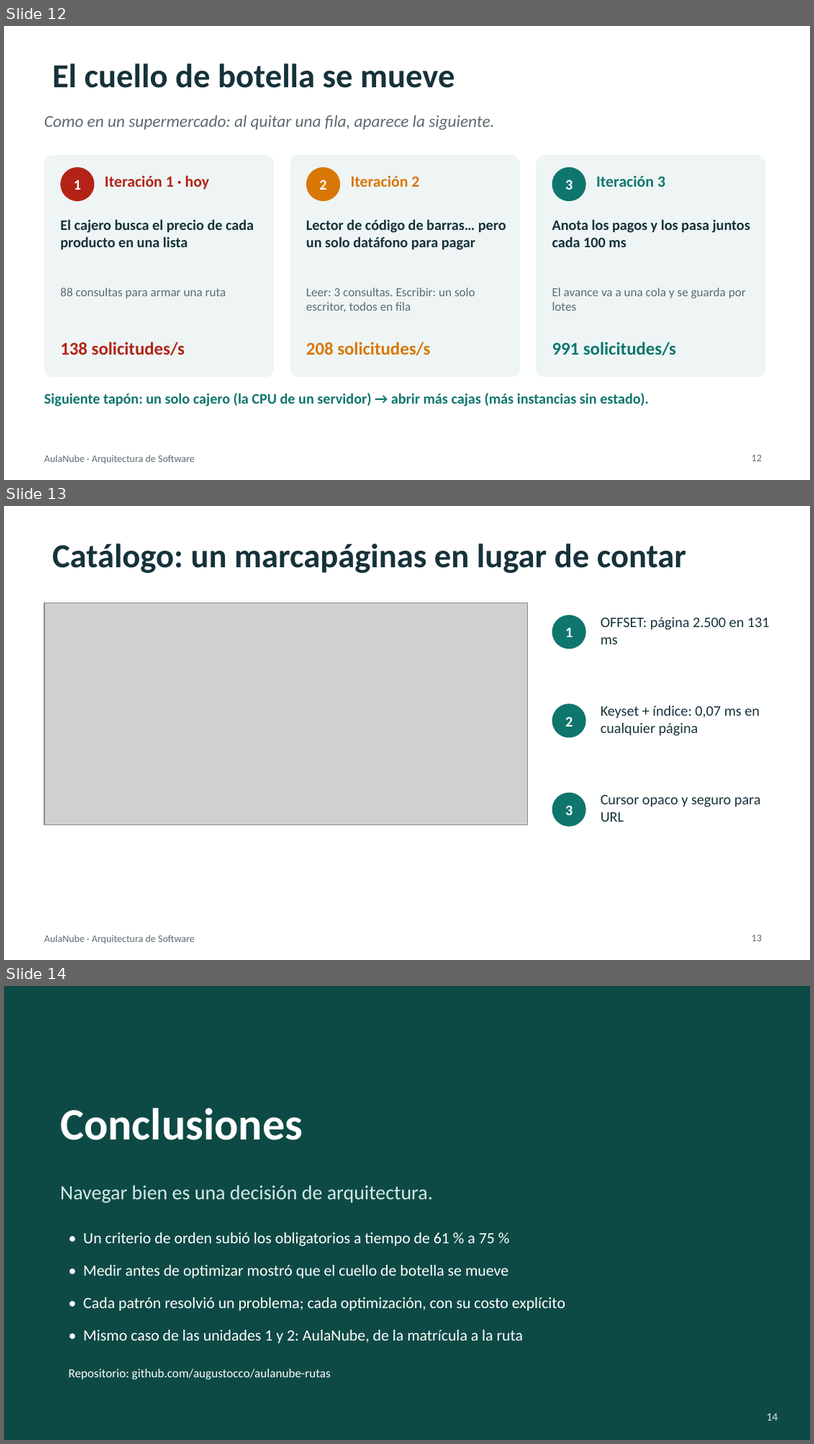
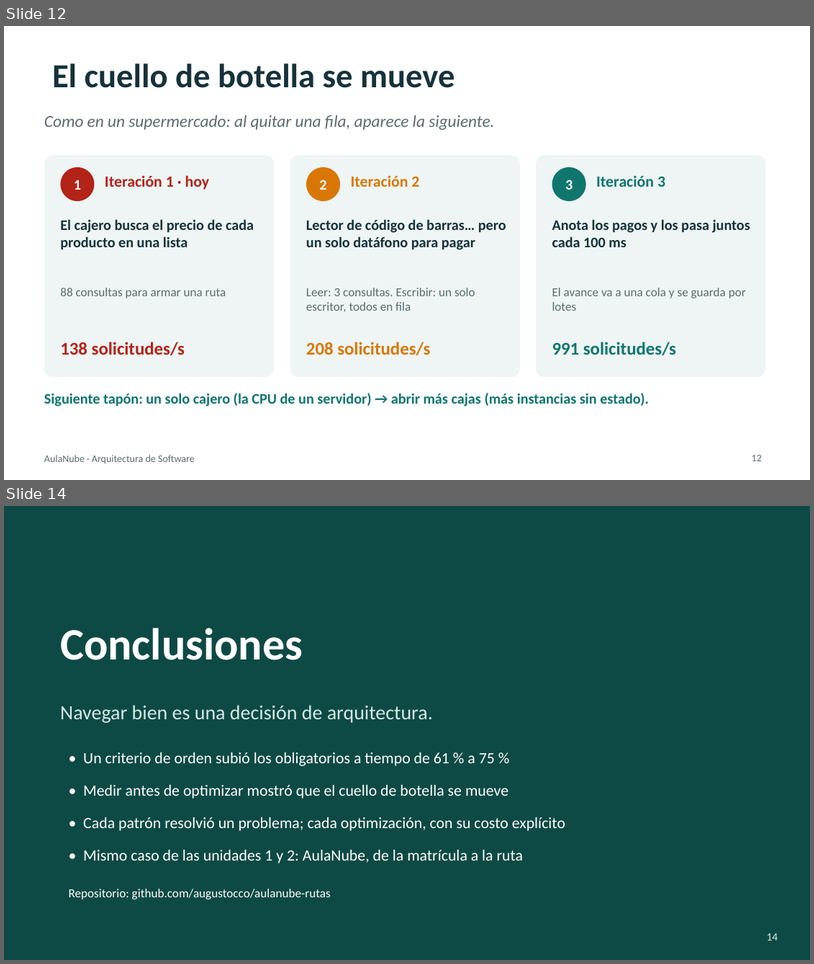
Before and after one commit to augustocco/aulanube-rutas, a slide deck: docs/presentacion/Presentacion-AulaNube-Rutas.pptx. Shown one above the other, each under a label of ours: slides 12, 13 and 14 before the commit, slides 12 and 14 after it; the slides between them are not shown. The pictures are 814x1444 and 814x964 pixels, drawn with LibreOffice and Linux fonts; fonts in the diff are those of the drawing; grey boxes stand for pictures. Boxes give left, top, right and bottom in pixels: in the first picture for what was removed or moved away, otherwise in the second. Text is boxed around its words. In the diff, an @@ line names an element or a change of style, - is before the commit and + after.

```diff
--- a/docs/presentacion/Presentacion-AulaNube-Rutas.pptx
+++ b/docs/presentacion/Presentacion-AulaNube-Rutas.pptx
@@ slide 13 removed at (4,506,810,960), background #FFFFFF; not listed: 1 template element that a slide beside it also shows @@
@@ title removed at (52,543,687,573) @@
-Catálogo: un marcapáginas en lugar de contar
@@ picture removed at (44,602,528,824) @@
@@ ellipse removed at (553,615,586,649) @@
@@ text removed at (566,628,573,637) @@
-1
@@ text removed at (601,617,770,644) @@
-OFFSET: página 2.500 en 131 ms
@@ ellipse removed at (553,703,586,737) @@
@@ text removed at (566,716,573,726) @@
-2
@@ text removed at (601,705,760,736) @@
-Keyset + índice: 0,07 ms en cualquier página
@@ ellipse removed at (553,793,586,826) @@
@@ text removed at (566,805,573,815) @@
-3
@@ text removed at (601,795,761,821) @@
-Cursor opaco y seguro para URL
@@ page number removed at (752,934,762,941) @@
-13
```
Also in this commit, not shown: 1 slide added, 5 other files.
